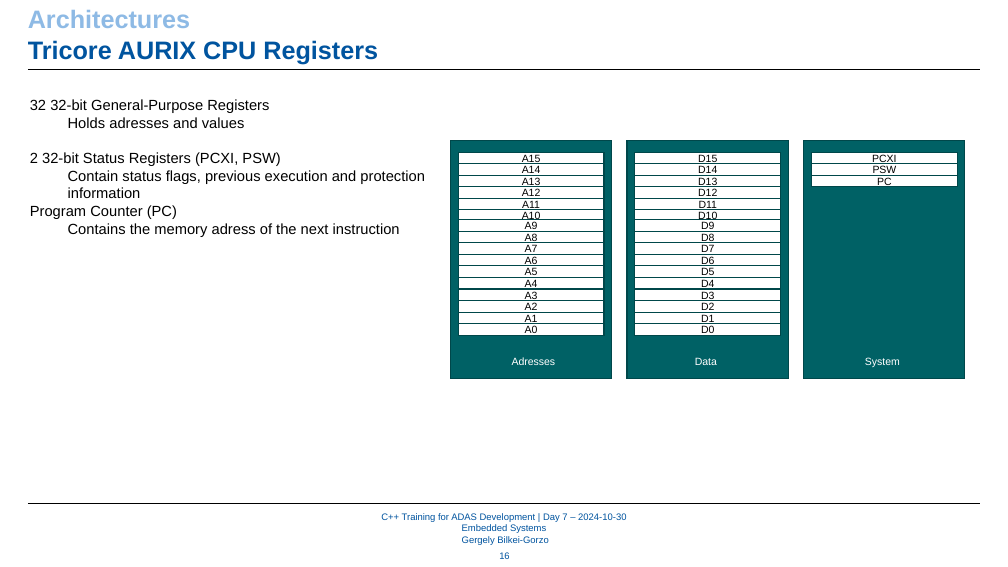
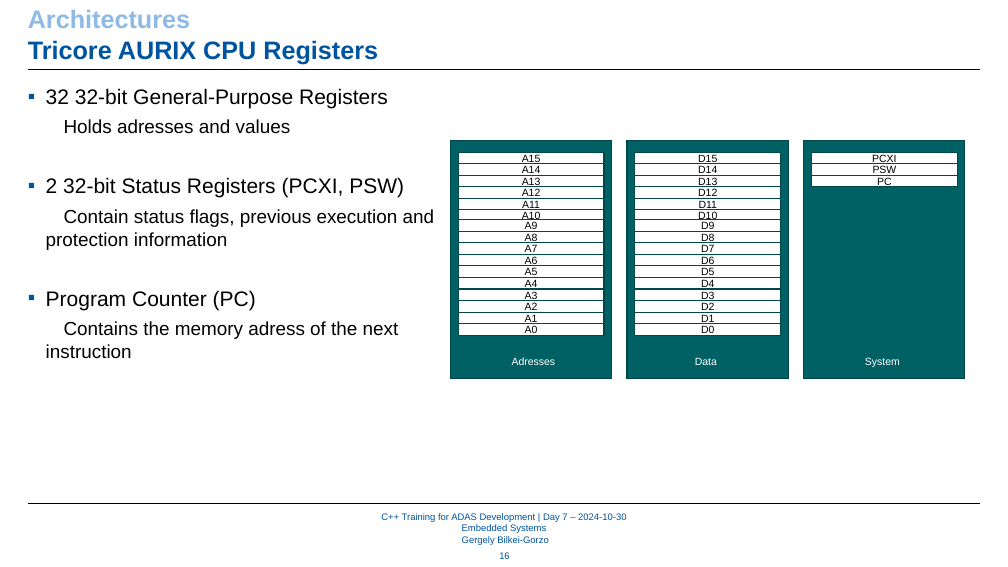
Before and after one commit to WhR4Ven/Diss_Dokument, a slide deck: slide 16 of Vortrag/07_Embedded_Systems.pptx. Drawn at 1008x567 pixels with LibreOffice and Linux fonts; fonts in the diff are those of the drawing; background and template pictures are left out. Boxes give left, top, right and bottom in pixels: in the first picture for what was removed or moved away, otherwise in the second. Text is boxed around its words. In the diff, an @@ line names an element or a change of style, - is before the commit and + after.

```diff
--- a/Vortrag/07_Embedded_Systems.pptx
+++ b/Vortrag/07_Embedded_Systems.pptx
@@ text "32 32-bit General-Purpose Registers": place and size @@
-text "32 32-bit General-Purpose Registers" at (30, 99, 425, 237)
+text "32 32-bit General-Purpose Registers" at (46, 88, 435, 359)
@@ text "32 32-bit General-Purpose Registers" at (46, 88, 435, 359): size 14 to 20 pt in "32 32-bit General-Purpose Registers", "2 32-bit Status Registers (PCXI, PSW)", "Program Counter (PC)"; size 14 to 18 pt in "Holds adresses and values", "Contain status flags, previous execution and protection ...", "Contains the memory adress of the next ..."; bullet none to ▪; more space between paragraphs; indent changed @@
```
Also in this commit, not shown: 10 other slides changed, 2 slides added, 4 slides removed.
